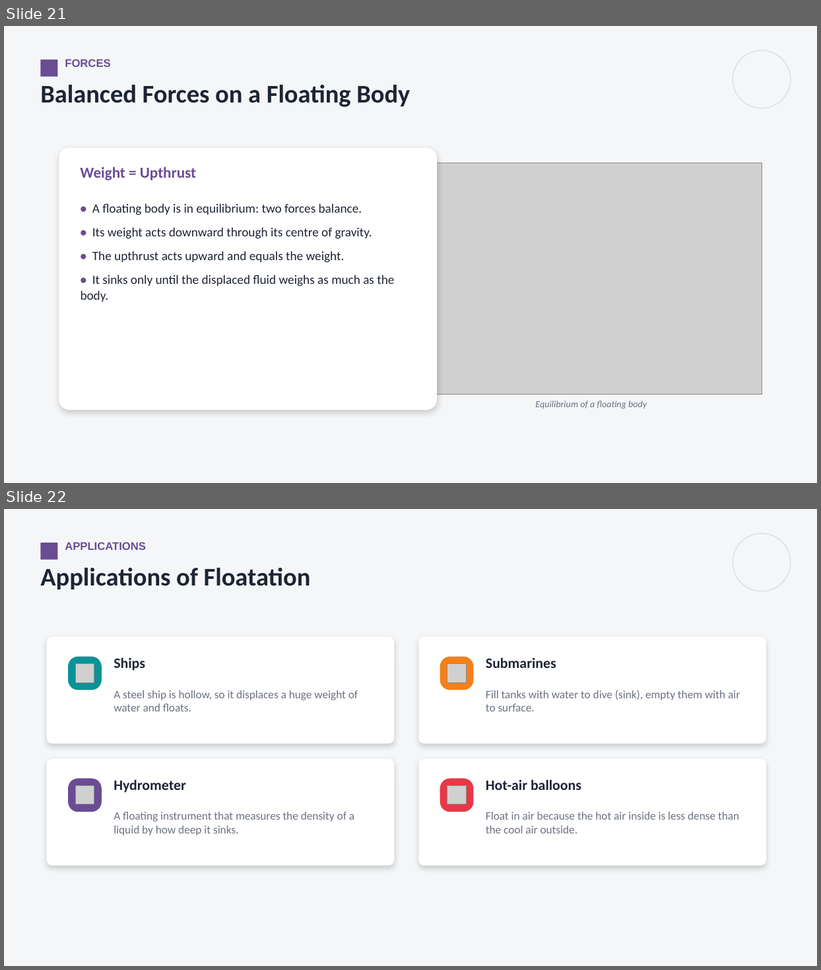
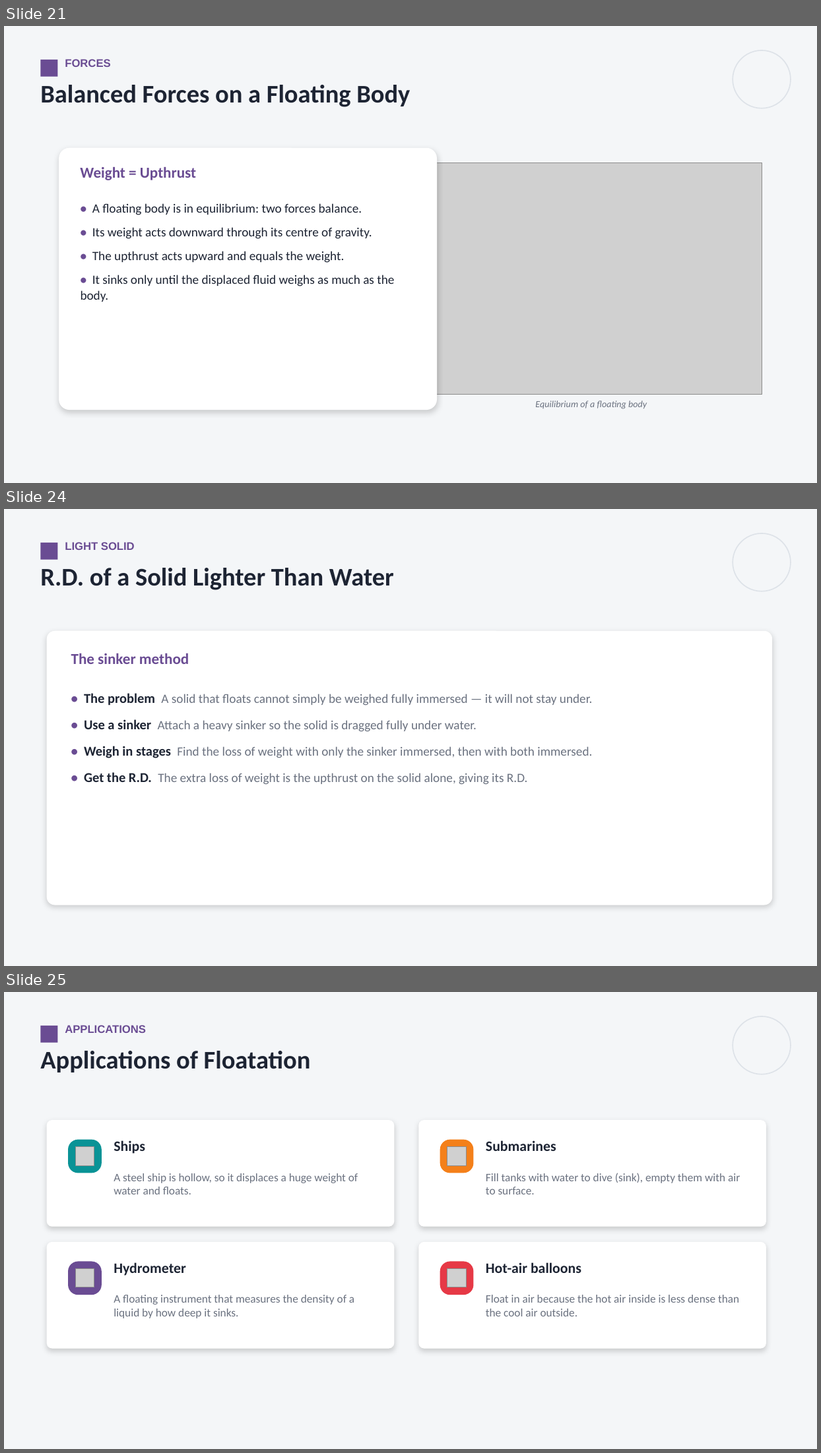
Before and after one commit to parmeshwars2911/MyFirstAR, a slide deck: ppt/Grade09/G9_S54_Upthrust_Archimedes_2.pptx. Shown one above the other, each under a label of ours: slides 21 and 22 before the commit, slides 21, 24 and 25 after it; the slides between them are not shown. The pictures are 821x970 and 821x1453 pixels, drawn with LibreOffice and Linux fonts; fonts in the diff are those of the drawing; grey boxes stand for pictures. Boxes give left, top, right and bottom in pixels: in the first picture for what was removed or moved away, otherwise in the second. Text is boxed around its words. In the diff, an @@ line names an element or a change of style, - is before the commit and + after.

```diff
--- a/ppt/Grade09/G9_S54_Upthrust_Archimedes_2.pptx
+++ b/ppt/Grade09/G9_S54_Upthrust_Archimedes_2.pptx
@@ slide 24 added at [4, 509, 817, 966], background #F4F6F8 @@
@@ rectangle added at [40, 543, 57, 560], fill #6A4C93 @@
@@ text added at [65, 542, 135, 550], 13 pt, text #6A4C93, bold @@
+LIGHT SOLID
@@ ellipse added at [733, 533, 791, 591], outline #DDE2E8 1.25 pt @@
@@ text added at [40, 568, 394, 590], 30 pt, text #1D2433, bold @@
+R.D. of a Solid Lighter Than Water
@@ rounded rectangle added at [47, 631, 773, 906], fill #FFFFFF @@
@@ text added at [71, 654, 189, 664], 18 pt, text #6A4C93, bold @@
+The sinker method
@@ text added at [84, 693, 592, 785], 15 pt, text #6B7280 @@
+• The problem A solid that floats cannot simply be weighed fully immersed — it will not stay under.
+• Use a sinker Attach a heavy sinker so the solid is dragged fully under water.
+• Weigh in stages Find the loss of weight with only the sinker immersed, then with both immersed.
+• Get the R.D. The extra loss of weight is the upthrust on the solid alone, giving its R.D.
@@ what was slide 22 is now slide 25 @@
```
Also in this commit, not shown: 2 other slides added, 2 other files.
